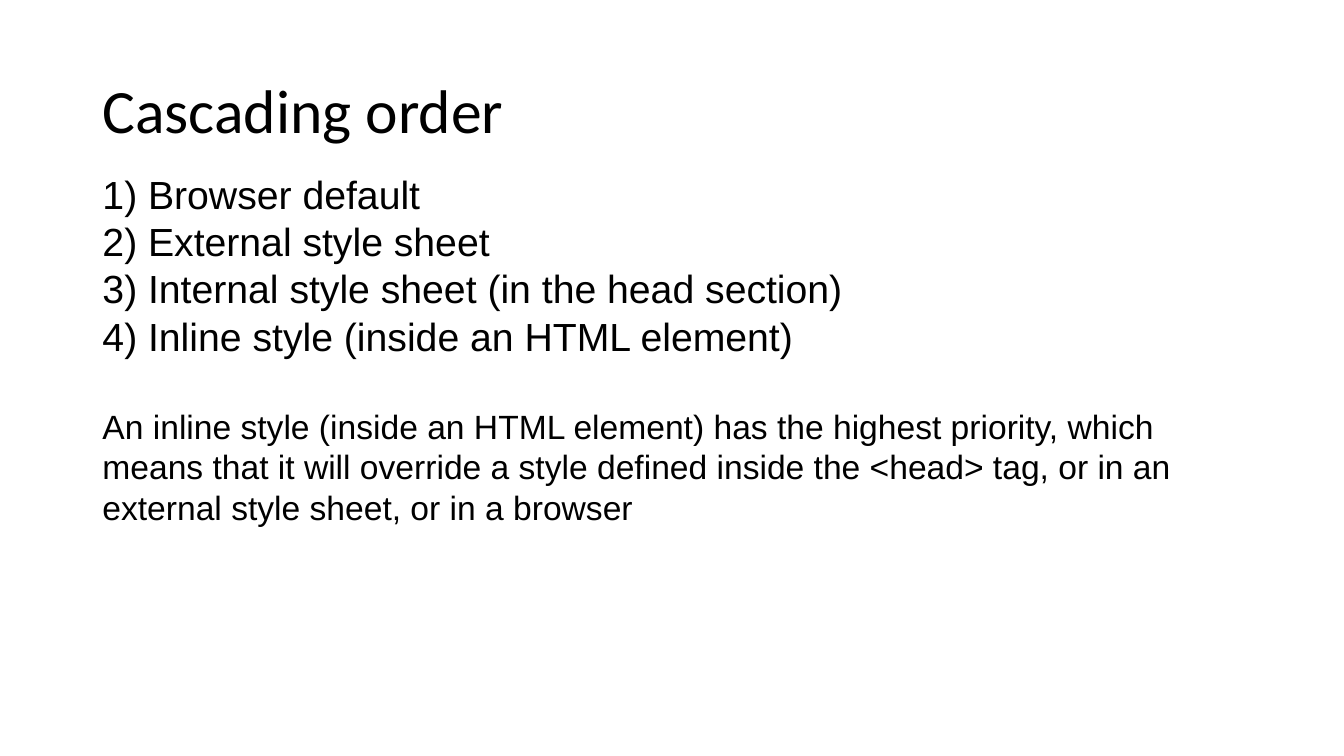
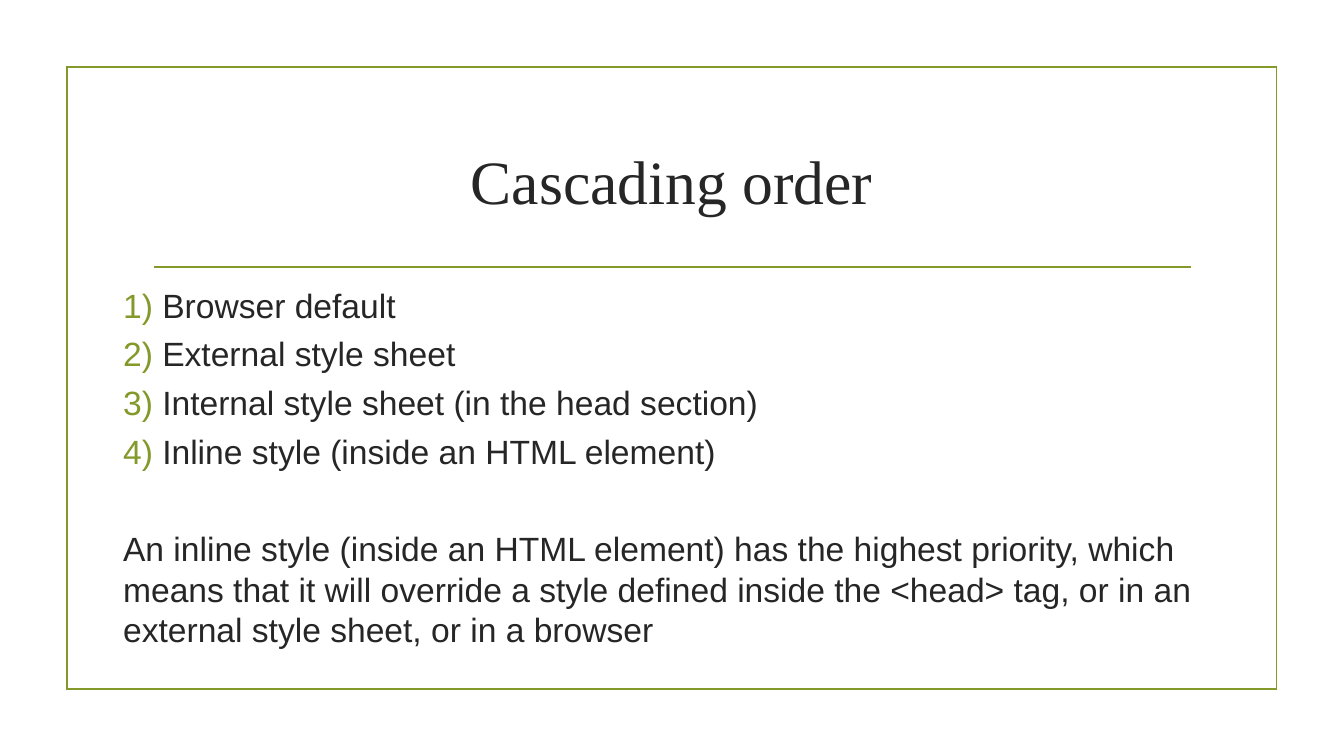
Before and after one commit to saikirandd/cssworkshop, a slide deck: slide 15 of Cascading Style Sheets- CSS.pptx. Drawn at 1344x756 pixels with LibreOffice and Linux fonts; fonts in the diff are those of the drawing; background and template pictures are left out. Boxes give left, top, right and bottom in pixels: in the first picture for what was removed or moved away, otherwise in the second. Text is boxed around its words. In the diff, an @@ line names an element or a change of style, - is before the commit and + after.

```diff
--- a/Cascading Style Sheets- CSS.pptx
+++ b/Cascading Style Sheets- CSS.pptx
@@ rectangle added at [67, 68, 1276, 690], outline #83992A 1.25 pt @@
@@ title "Cascading order": place and size @@
-title "Cascading order" at [102, 90, 503, 144]
+title "Cascading order" at [471, 161, 873, 216]
@@ title "Cascading order" at [471, 161, 873, 216]: font Calibri to Times New Roman, text colour #000000 to #262626; alignment left to centre; line spacing 0.9 to 1 @@
@@ line added from (154, 267) to (1191, 267), #83992A 1.25 pt @@
@@ text "Browser default": place and size @@
-text "Browser default" at [102, 180, 1170, 527]
+text "Browser default" at [123, 293, 1191, 649]
@@ text "Browser default" at [123, 293, 1191, 649]: size 28 to 24 pt in "Browser default", "External style sheet", "Internal style sheet (in the head section)", "Inline style (inside an HTML element)"; text colour #000000 to #262626; more space between paragraphs @@
```
Also in this commit, not shown: 20 other slides changed, 2 slides added.
